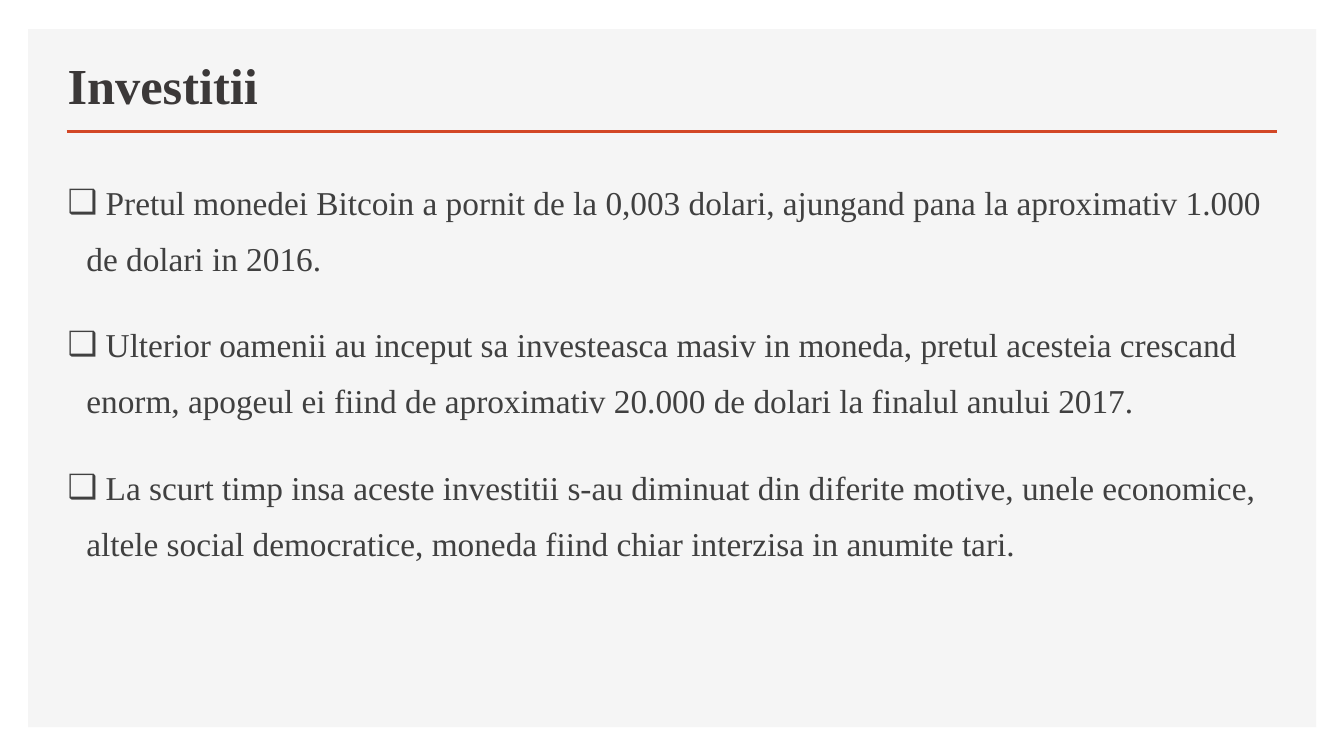
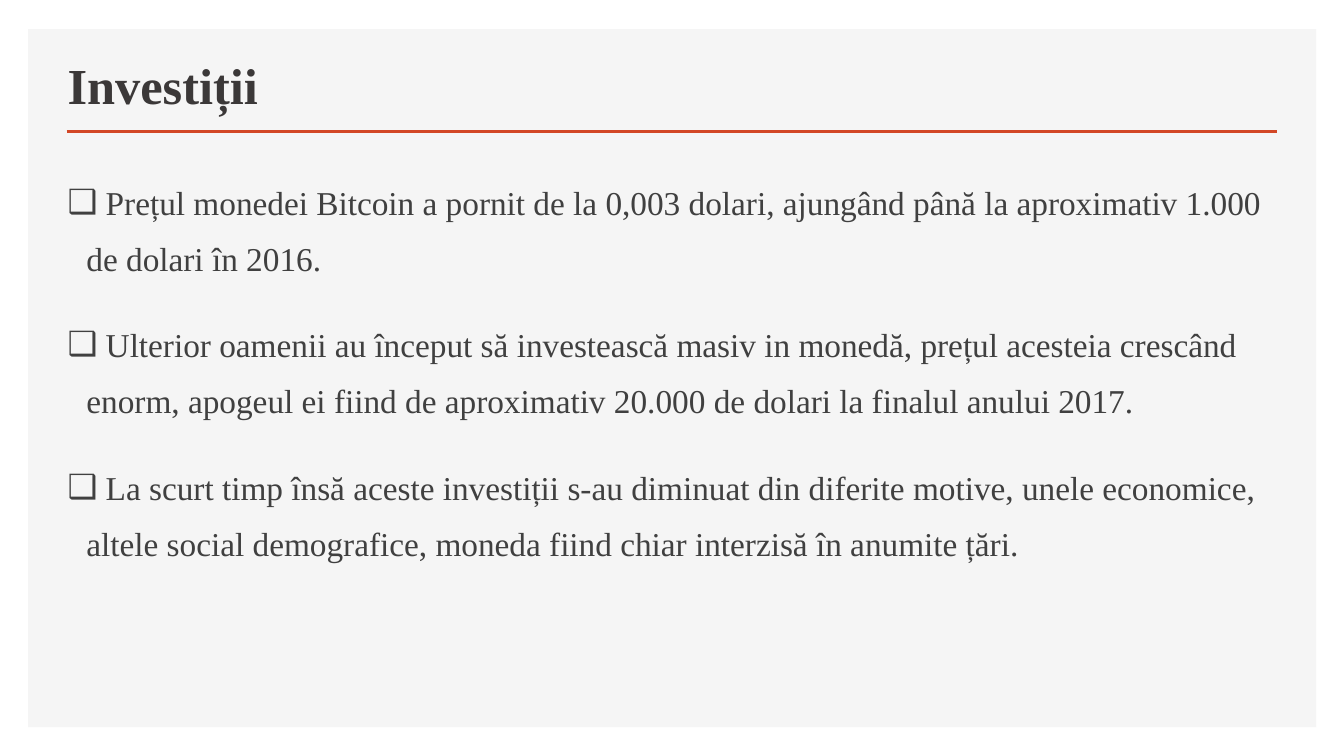
Before and after one commit to ApuscasiteiSilviu/CryptoManagementLicenta, a slide deck: slide 4 of Licenta2020ApuscasiteiSilviuAlexandru/Prezentare_Licenta_CryptoManagement (1).pptx (slide 3 before the commit). Drawn at 1344x756 pixels with LibreOffice and Linux fonts; fonts in the diff are those of the drawing. Boxes give left, top, right and bottom in pixels: in the first picture for what was removed or moved away, otherwise in the second. Text is boxed around its words. In the diff, an @@ line names an element or a change of style, - is before the commit and + after.

```diff
--- a/Licenta2020ApuscasiteiSilviuAlexandru/Prezentare_Licenta_CryptoManagement (1).pptx
+++ b/Licenta2020ApuscasiteiSilviuAlexandru/Prezentare_Licenta_CryptoManagement (1).pptx
@@ title at (68, 69, 258, 115): text changed @@
-Investitii
+Investiții
@@ text at (86, 192, 1261, 563): text changed @@
-❑ Pretul monedei Bitcoin a pornit de la 0,003 dolari, ajungand pana la aproximativ 1.000 de dolari in 2016.
-❑ Ulterior oamenii au inceput sa investeasca masiv in moneda, pretul acesteia crescand enorm, apogeul ei fiind de aproximativ 20.000 de dolari la finalul anului 2017.
-❑ La scurt timp insa aceste investitii s-au diminuat din diferite motive, unele economice, altele social democratice, moneda fiind chiar interzisa in anumite tari.
+❑ Prețul monedei Bitcoin a pornit de la 0,003 dolari, ajungând până la aproximativ 1.000 de dolari în 2016.
+❑ Ulterior oamenii au început să investească masiv in monedă, prețul acesteia crescând enorm, apogeul ei fiind de aproximativ 20.000 de dolari la finalul anului 2017.
+❑ La scurt timp însă aceste investiții s-au diminuat din diferite motive, unele economice, altele social demografice, moneda fiind chiar interzisă în anumite țări.
```
Also in this commit, not shown: 8 other slides changed, 2 slides added, 1 slide removed.
